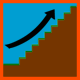
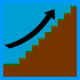
Before/after of a 80 × 80 layered artwork. What changed in the layer stack:
painted on "Layer 3" over [0, 0, 80, 80]
painted on "Layer 12" over [0, 0, 80, 80]
